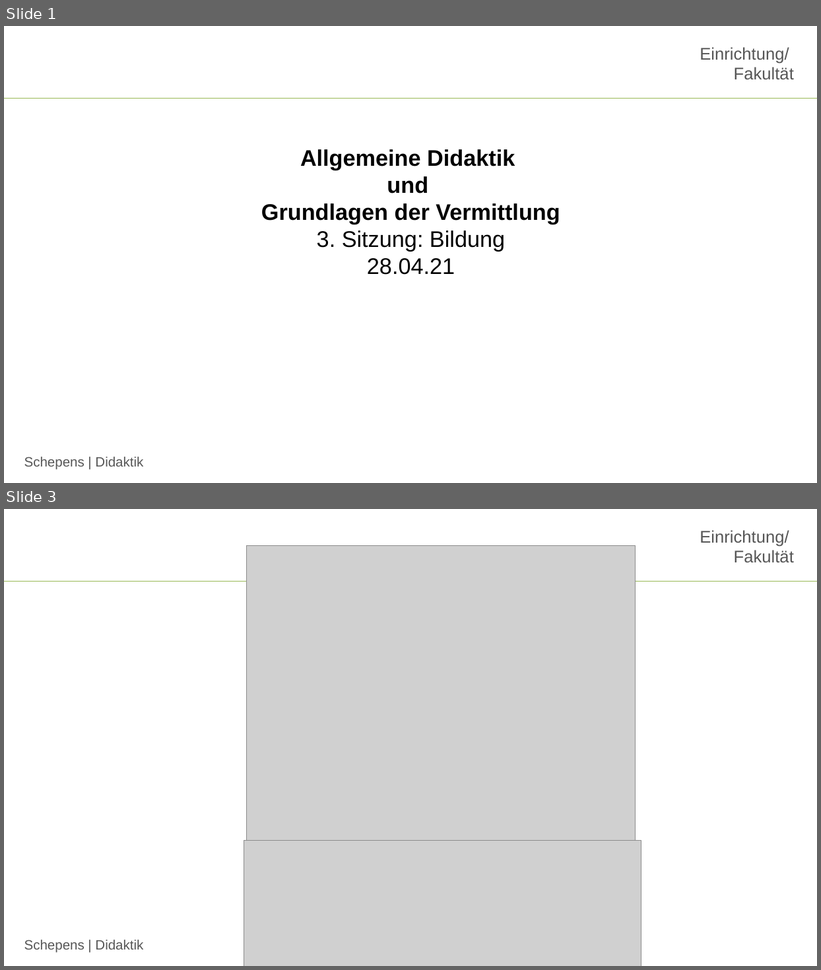
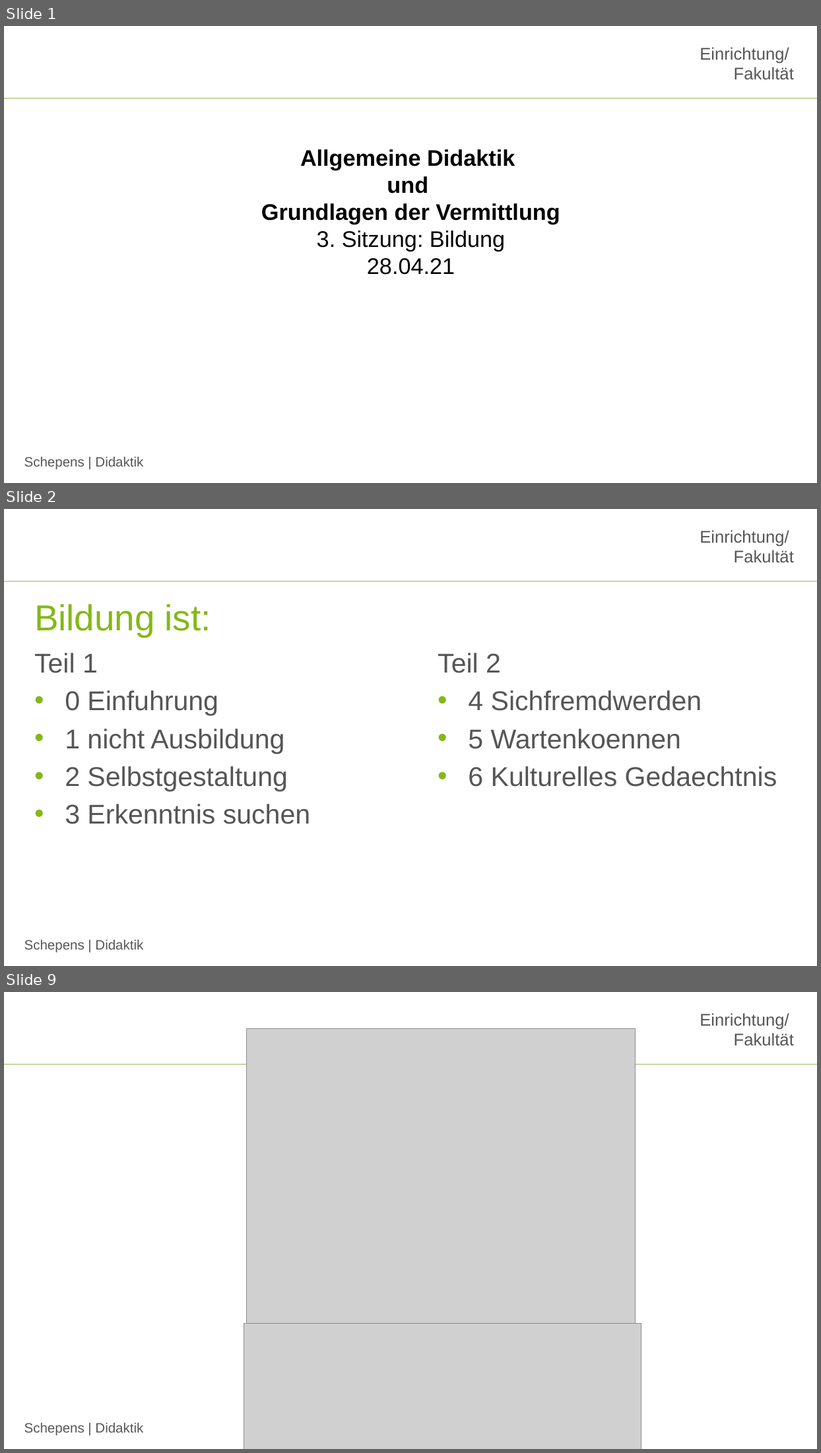
Before and after one commit to jobschepens/didakt22, a slide deck: folien/week3.pptx. Shown one above the other, each under a label of ours: slides 1 and 3 before the commit, slides 1, 2 and 9 after it; the slides between them are not shown. The pictures are 821x970 and 821x1453 pixels, drawn with LibreOffice and Linux fonts; fonts in the diff are those of the drawing; grey boxes stand for pictures; background and template pictures are left out. Boxes give left, top, right and bottom in pixels: in the first picture for what was removed or moved away, otherwise in the second. Text is boxed around its words. In the diff, an @@ line names an element or a change of style, - is before the commit and + after.

```diff
--- a/folien/week3.pptx
+++ b/folien/week3.pptx
@@ slide 2 added at (4, 509, 817, 966), background #FFFFFF; not listed: 3 template elements that a slide beside it also shows @@
@@ title added at (34, 604, 211, 637), 32 pt, text #84B818 @@
+Bildung ist:
@@ text added at (34, 653, 310, 824), 24 pt, text #565656 @@
+Teil 1
+• 0 Einfuhrung
+• 1 nicht Ausbildung
+• 2 Selbstgestaltung
+• 3 Erkenntnis suchen
@@ text added at (438, 653, 778, 787), 24 pt, text #565656 @@
+Teil 2
+• 4 Sichfremdwerden
+• 5 Wartenkoennen
+• 6 Kulturelles Gedaechtnis
@@ what was slide 3 is now slide 9 @@
```
Also in this commit, not shown: 1 slide changed, 6 other slides added, 2 slides removed.
